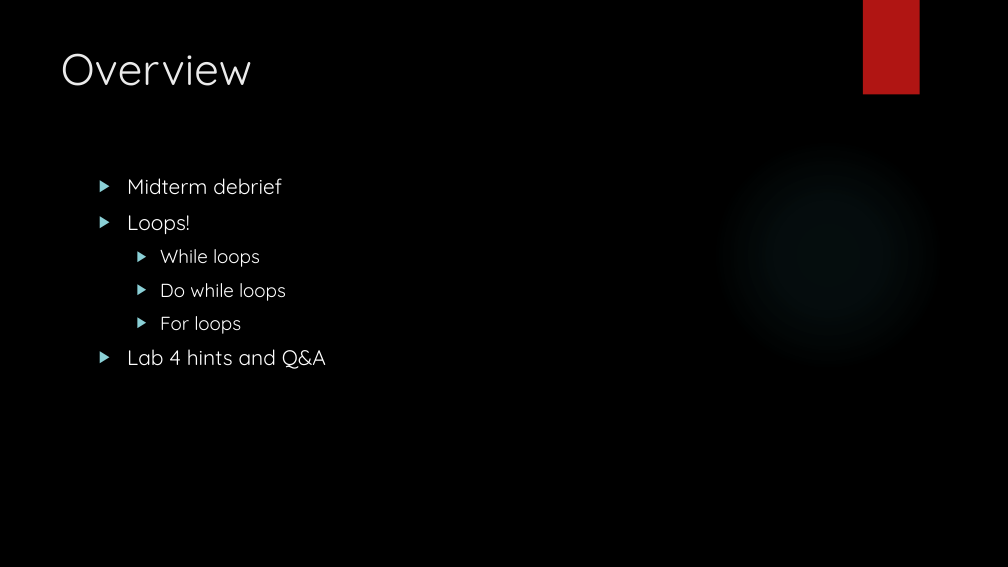
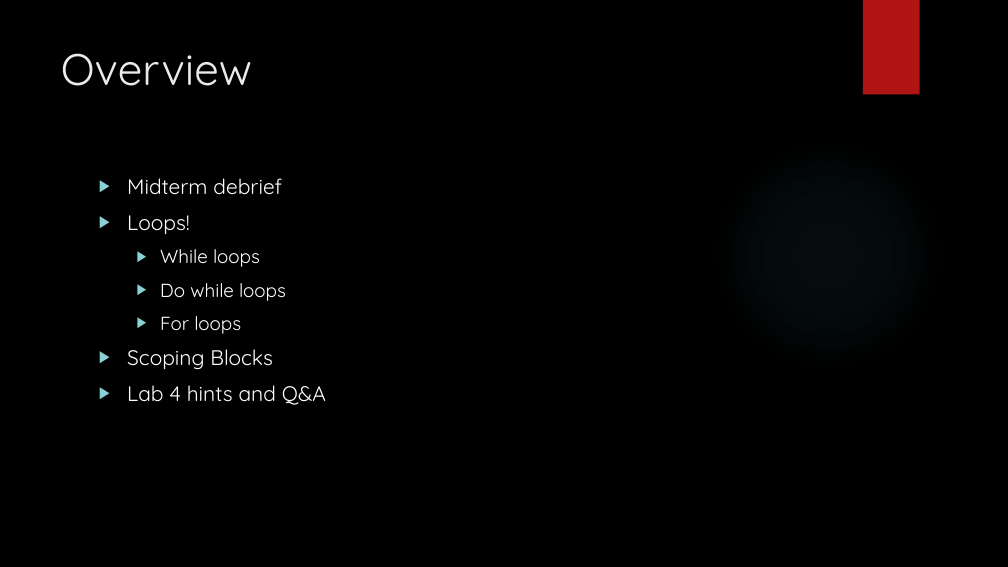
Before and after one commit to michaelbartlett17/cs7-recs, a slide deck: slide 2 of Slides/1007Recitation.pptx. Drawn at 1008x567 pixels with LibreOffice and Linux fonts; fonts in the diff are those of the drawing; background and template pictures are left out. Boxes give left, top, right and bottom in pixels: in the first picture for what was removed or moved away, otherwise in the second. Text is boxed around its words. In the diff, an @@ line names an element or a change of style, - is before the commit and + after.

```diff
--- a/Slides/1007Recitation.pptx
+++ b/Slides/1007Recitation.pptx
@@ text at (x1=127, y1=349, x2=273, y2=370): paragraph added @@
+▶ Scoping Blocks
```
Also in this commit, not shown: 1 slide added, 2 other files.
